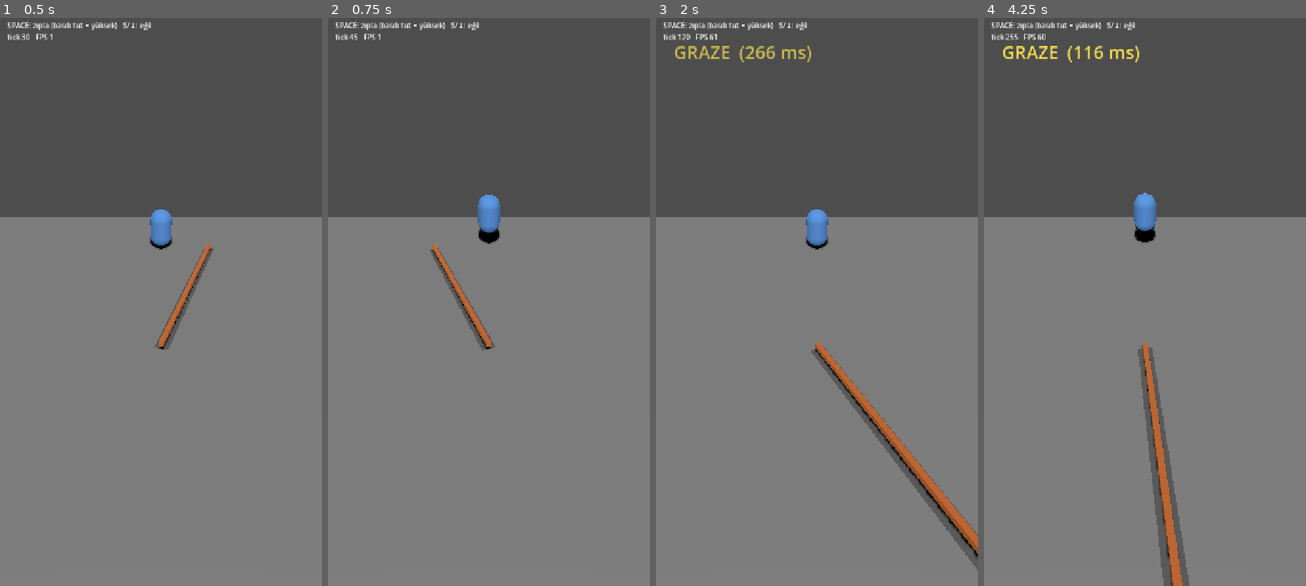
Above: before the commit, frames 1-4 (left to right).
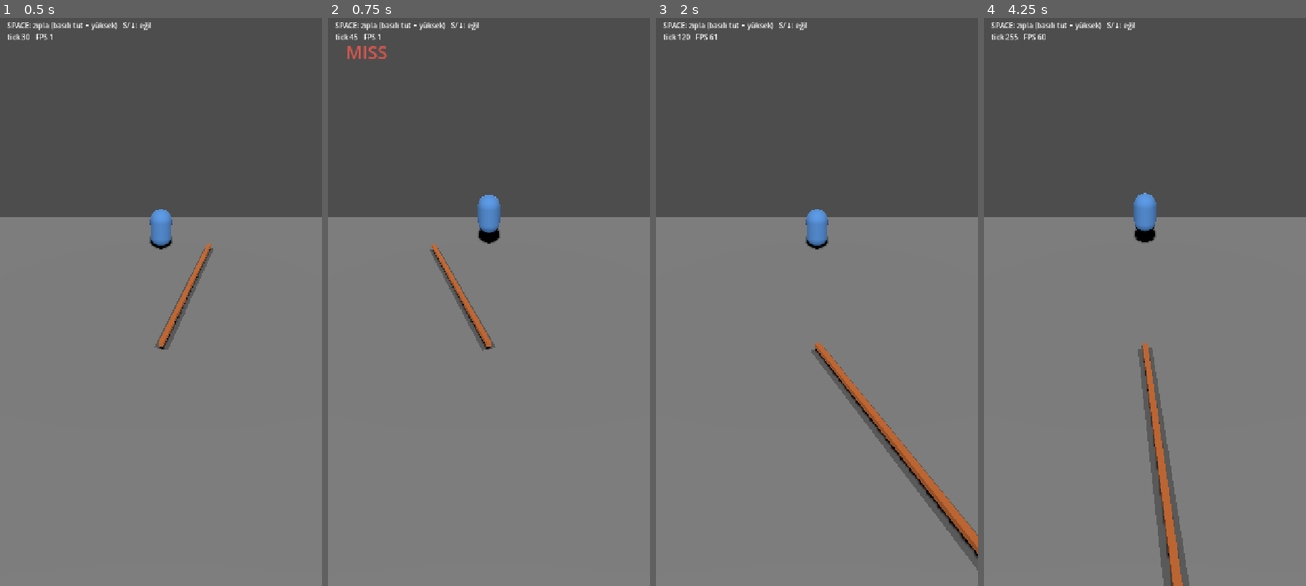
Above: after the commit, the same moments.

Repository: SametCanMavzer/loop-out
Game: Godot game, scene res://scenes/dev/play_test.tscn
Same seed, same stepped clock (60 frames per second), same inputs: the game is played once before the commit and once after it. This scene is started directly instead of the project's main scene.
Inputs:
- Up to frame 1 (0.5 s): no input
- Up to frame 2 (0.75 s): tap Space (jump) at 0.6 s
- Up to frame 3 (2 s): tap Space (jump) at 0.77, 1.07, 1.52, 1.55, 1.82 s; tap S (duck) at 1.35 s
- Up to frame 4 (4.25 s): tap Space (jump) at 2.1, 3.02, 3.05, 3.32, 3.6, 3.77, 4.07 s; tap S (duck) at 2.85 s

Frame 1 is identical in both runs. In frame 2, 0.2% of the frame differs, in the area x 6-19%, y 4-8%; in frame 3, 0.4%, in the area x 5-49%, y 4-8%; in frame 4, 0.4%.

Commit message:
fix: align jumper world position with rope rotation convention (feel-test)
Jumper capsule used (cos,0,+sin) but rope Y-rotation maps +X to (cos,0,-sin);
logical crossing happened 180deg opposite to where the rope visually reached the
capsule -> jumping as rope arrived always missed. Now consistent.

Co-Authored-By: Claude Opus 4.8 <noreply@anthropic.com>

Diff:
--- a/scripts/dev/play_test.gd
+++ b/scripts/dev/play_test.gd
@@ -4,7 +4,10 @@
 ## Autoload'ları (Config/EventBus) serbest kullanır — normal sahne çalıştırması, -s değil.
 
 const RING_R := 6.0
-const PLAYER_ANGLE := 3.0 * PI / 2.0   # 270°, ekranın altı (§4.4)
+## Rope görseli Y-rotasyonu +X'i (cos a, 0, -sin a) yönüne çevirir. Jumper dünya konumu da
+## AYNI konvansiyonu kullanmalı yoksa görsel ip ile mantıksal geçiş farklı yerde olur.
+## a=π/2 → jumper öne (-Z, kameraya dönük) gelir ve ip tam oraya süpürür.
+const PLAYER_ANGLE := PI / 2.0
 
 var _clock: TickClock
 var _rope: Rope
@@ -40,7 +43,7 @@
 	_jumper.setup(HumanInput.new(_input), Config.jumper_tuning())
 	_rope.crossed.connect(_on_crossed)
 
-	_jumper_viz.position = Vector3(cos(PLAYER_ANGLE) * RING_R, 0.0, sin(PLAYER_ANGLE) * RING_R)
+	_jumper_viz.position = Vector3(cos(PLAYER_ANGLE) * RING_R, 0.0, -sin(PLAYER_ANGLE) * RING_R)
 	_feedback.modulate.a = 0.0
 
 
